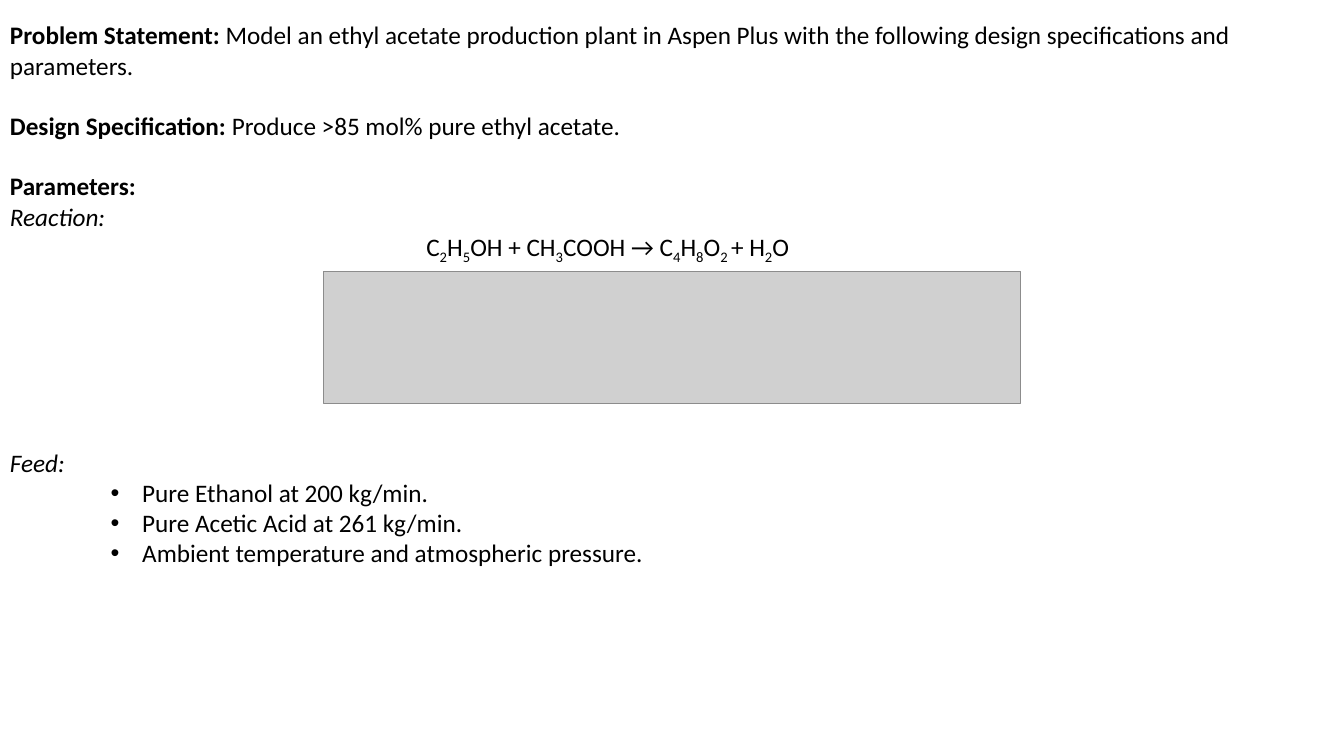
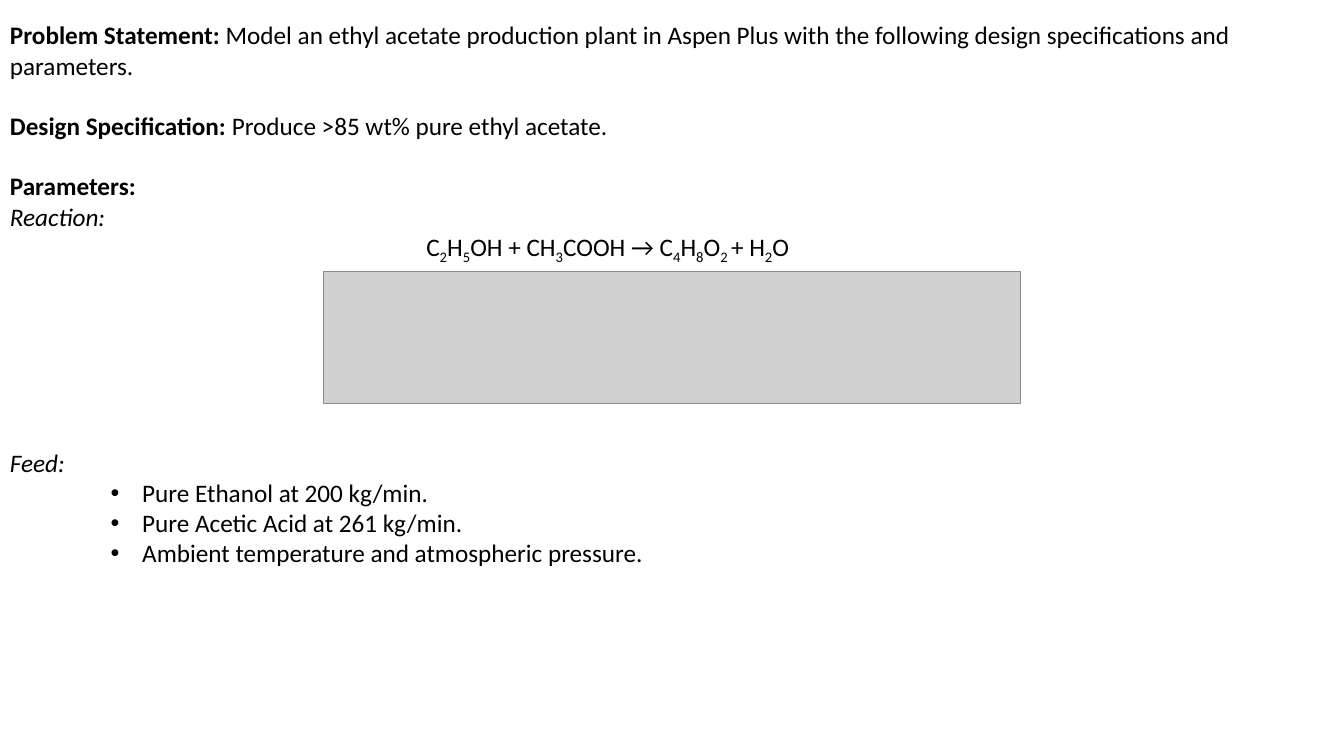
Before and after one commit to btanti/aspen-tutorials, a slide deck: slide 1 of Module 1/1.5_multimedia/problemStatement.pptm. Drawn at 1344x756 pixels with LibreOffice and Linux fonts; fonts in the diff are those of the drawing; grey boxes stand for pictures. Boxes give left, top, right and bottom in pixels: in the first picture for what was removed or moved away, otherwise in the second. Text is boxed around its words. In the diff, an @@ line names an element or a change of style, - is before the commit and + after.

```diff
--- a/Module 1/1.5_multimedia/problemStatement.pptm
+++ b/Module 1/1.5_multimedia/problemStatement.pptm
@@ text at box(10, 117, 607, 140): text changed @@
-Design Specification: Produce >85 mol% pure ethyl acetate.
+Design Specification: Produce >85 wt% pure ethyl acetate.
```
Also in this commit, not shown: 8 other files.
